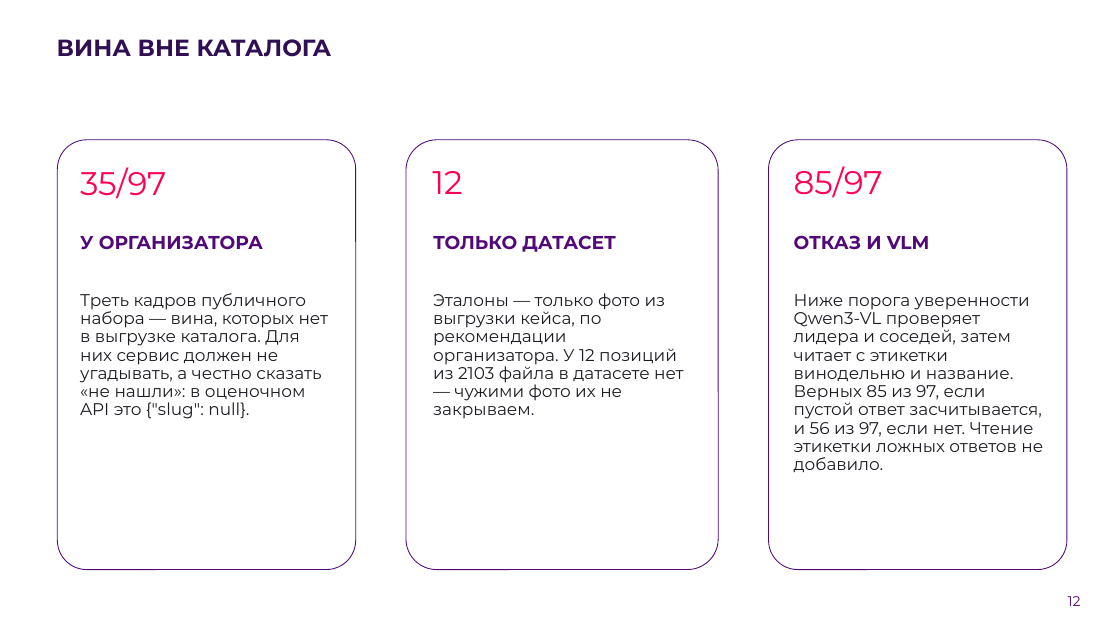
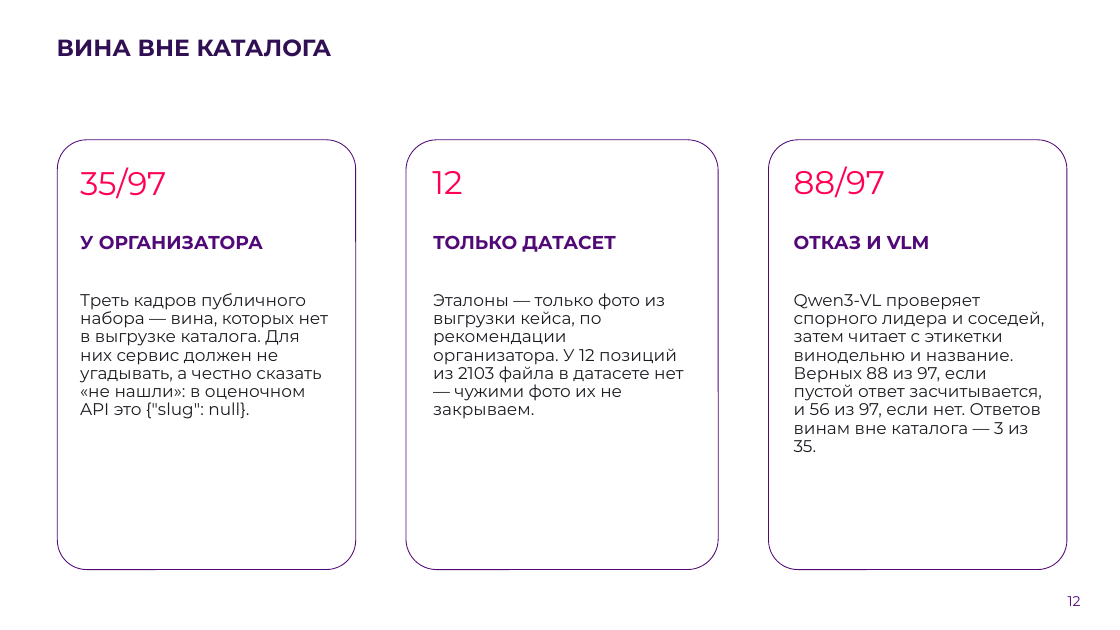
Before and after one commit to AlexGvr/rus_vines, a slide deck: slide 12 of ЛЦТ2026 Сканер российских вин.pptx. Drawn at 1120x630 pixels with LibreOffice and Linux fonts; fonts in the diff are those of the drawing; background and template pictures are left out. Boxes give left, top, right and bottom in pixels: in the first picture for what was removed or moved away, otherwise in the second. Text is boxed around its words. In the diff, an @@ line names an element or a change of style, - is before the commit and + after.

```diff
--- a/ЛЦТ2026 Сканер российских вин.pptx
+++ b/ЛЦТ2026 Сканер российских вин.pptx
@@ text at box(794, 166, 885, 198): text changed @@
-85/97
+88/97
@@ text at box(794, 294, 1045, 452): text changed @@
-Ниже порога уверенности Qwen3-VL проверяет лидера и соседей, затем читает с этикетки винодельню и название. Верных 85 из 97, если пустой ответ засчитывается, и 56 из 97, если нет. Чтение этикетки ложных ответов не добавило.
+Qwen3-VL проверяет спорного лидера и соседей, затем читает с этикетки винодельню и название. Верных 88 из 97, если пустой ответ засчитывается, и 56 из 97, если нет. Ответов винам вне каталога — 3 из 35.
```
Also in this commit, not shown: 5 other slides changed, 1 other file.
